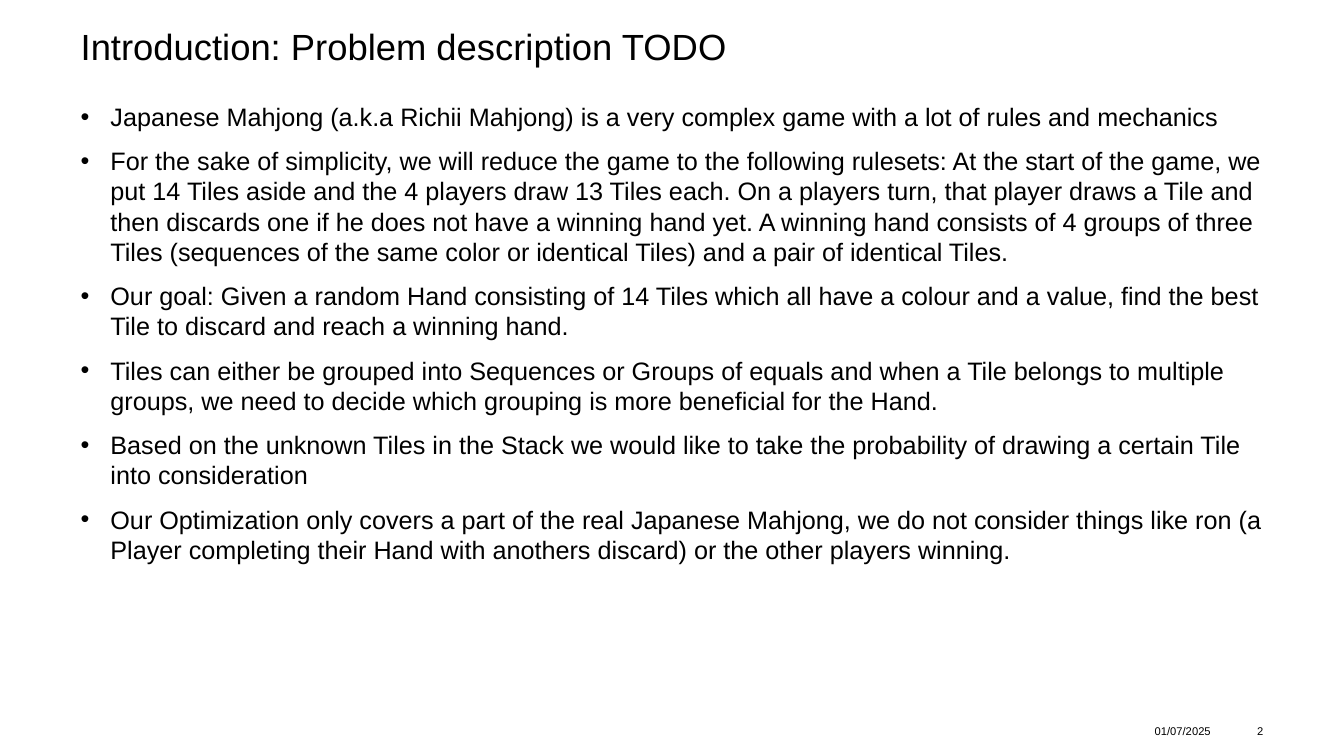
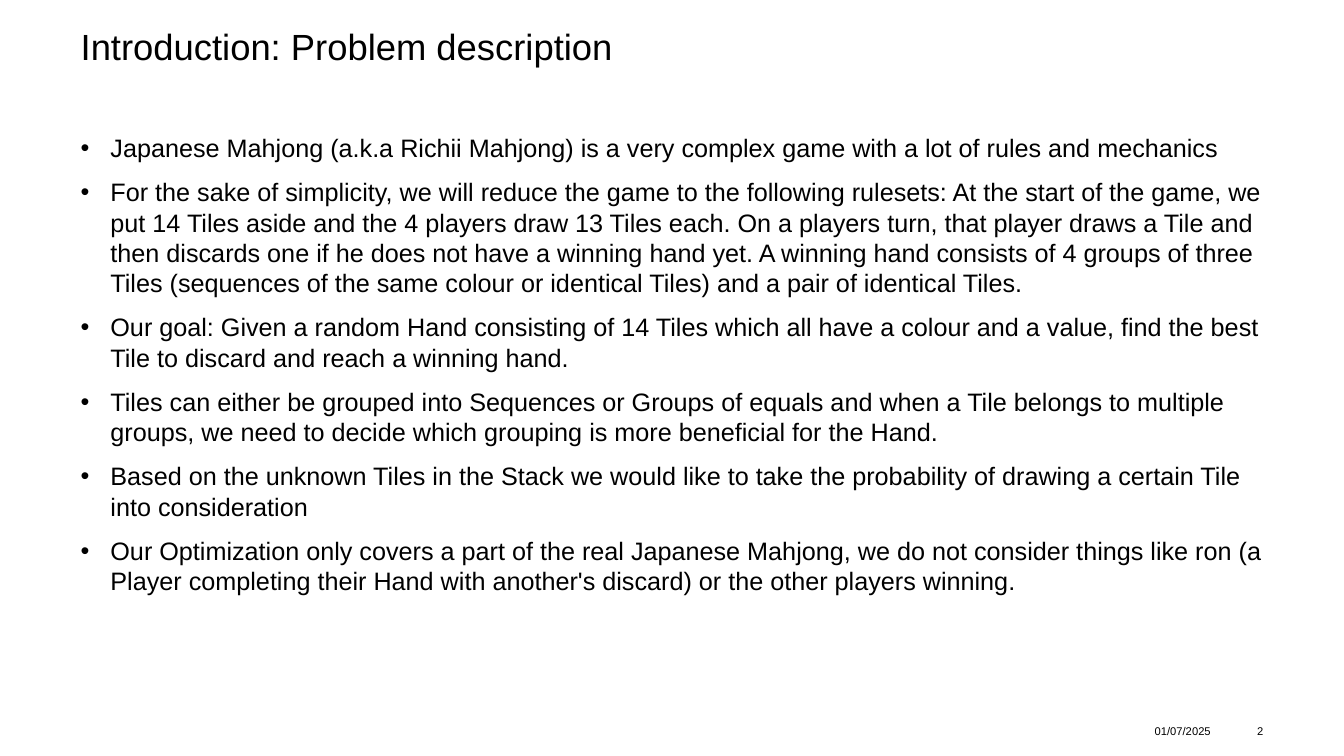
Before and after one commit to adidell01/MahjongOptimization, a slide deck: slide 2 of ProjectPresentation_asadikovic_jlyrer.pptx. Drawn at 1344x756 pixels with LibreOffice and Linux fonts; fonts in the diff are those of the drawing; background and template pictures are left out. Boxes give left, top, right and bottom in pixels: in the first picture for what was removed or moved away, otherwise in the second. Text is boxed around its words. In the diff, an @@ line names an element or a change of style, - is before the commit and + after.

Commit message:
ppt updated

```diff
--- a/ProjectPresentation_asadikovic_jlyrer.pptx
+++ b/ProjectPresentation_asadikovic_jlyrer.pptx
@@ title at [81, 33, 612, 67]: text changed @@
-Introduction: Problem description TODO
+Introduction: Problem description
@@ text "Japanese Mahjong (a.k.a Richii Mahjong) ...": place and size @@
-text "Japanese Mahjong (a.k.a Richii Mahjong) ..." at [110, 107, 1261, 564]
+text "Japanese Mahjong (a.k.a Richii Mahjong) ..." at [110, 138, 1261, 596]
@@ text at [110, 182, 1260, 298]: text changed @@
-• For the sake of simplicity, we will reduce the game to the following rulesets: At the start of the game, we put 14 Tiles aside and the 4 players draw 13 Tiles each. On a players turn, that player draws a Tile and then discards one if he does not have a winning hand yet. A winning hand consists of 4 groups of three Tiles (sequences of the same color or identical Tiles) and a pair of identical Tiles.
+• For the sake of simplicity, we will reduce the game to the following rulesets: At the start of the game, we put 14 Tiles aside and the 4 players draw 13 Tiles each. On a players turn, that player draws a Tile and then discards one if he does not have a winning hand yet. A winning hand consists of 4 groups of three Tiles (sequences of the same colour or identical Tiles) and a pair of identical Tiles.
@@ text at [110, 541, 1261, 596]: text changed @@
-• Our Optimization only covers a part of the real Japanese Mahjong, we do not consider things like ron (a Player completing their Hand with anothers discard) or the other players winning.
+• Our Optimization only covers a part of the real Japanese Mahjong, we do not consider things like ron (a Player completing their Hand with another's discard) or the other players winning.
```
Also in this commit, not shown: 9 other slides changed, 2 slides removed, 1 other file.
